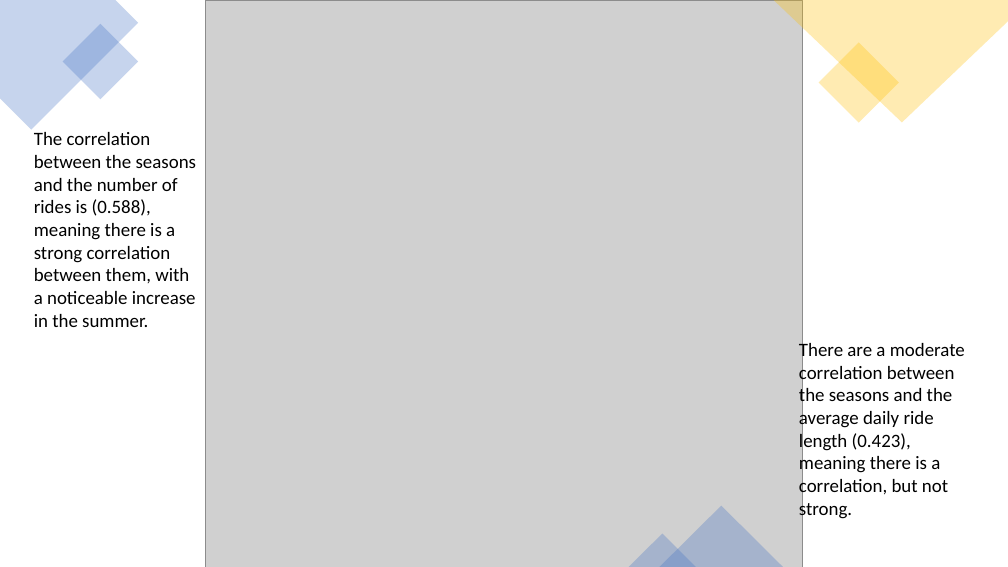
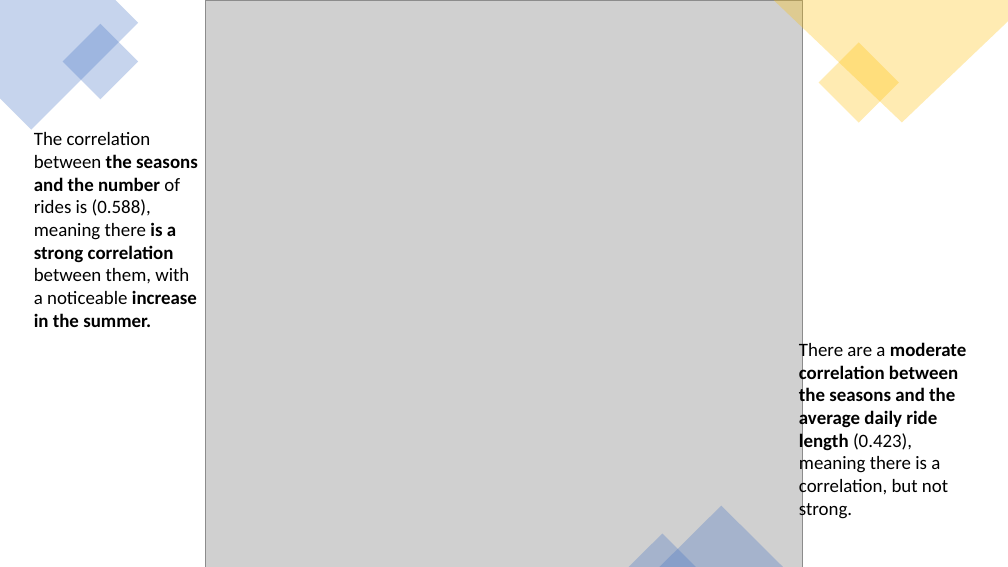
Before and after one commit to a7mdNasrr/Cyclistic-bike-share, a slide deck: slide 6 of Bike Share Presentation.pptx (slide 5 before the commit). Drawn at 1008x567 pixels with LibreOffice and Linux fonts; fonts in the diff are those of the drawing; grey boxes stand for pictures. Boxes give left, top, right and bottom in pixels: in the first picture for what was removed or moved away, otherwise in the second. Text is boxed around its words. In the diff, an @@ line names an element or a change of style, - is before the commit and + after.

```diff
--- a/Bike Share Presentation.pptx
+++ b/Bike Share Presentation.pptx
@@ text "The correlation between the seasons ..." at (34, 132, 198, 327): bold on in "the seasons and the number is a ..." @@
@@ text "There are a moderate correlation ..." at (799, 340, 966, 520): bold on in "moderate correlation between the seasons and the ..." @@
```
Also in this commit, not shown: 9 other slides changed, 3 slides added, 2 other files.
